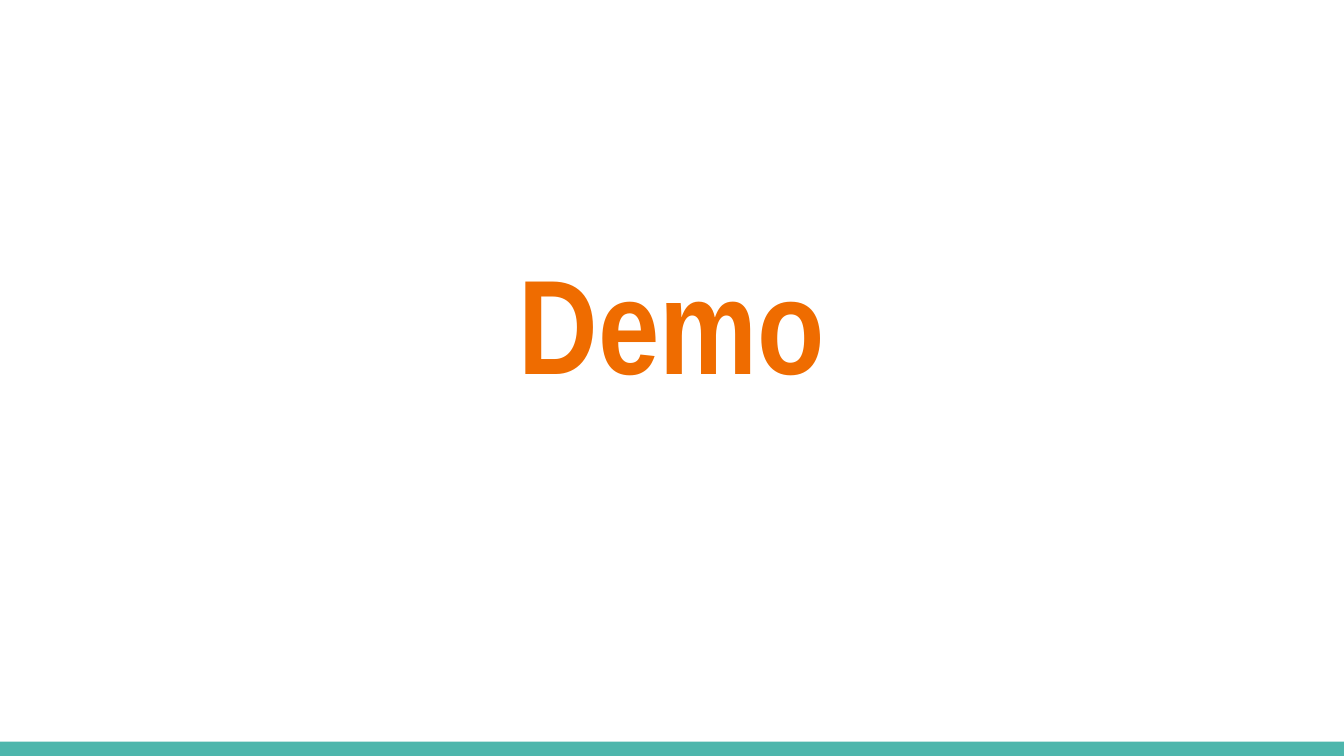
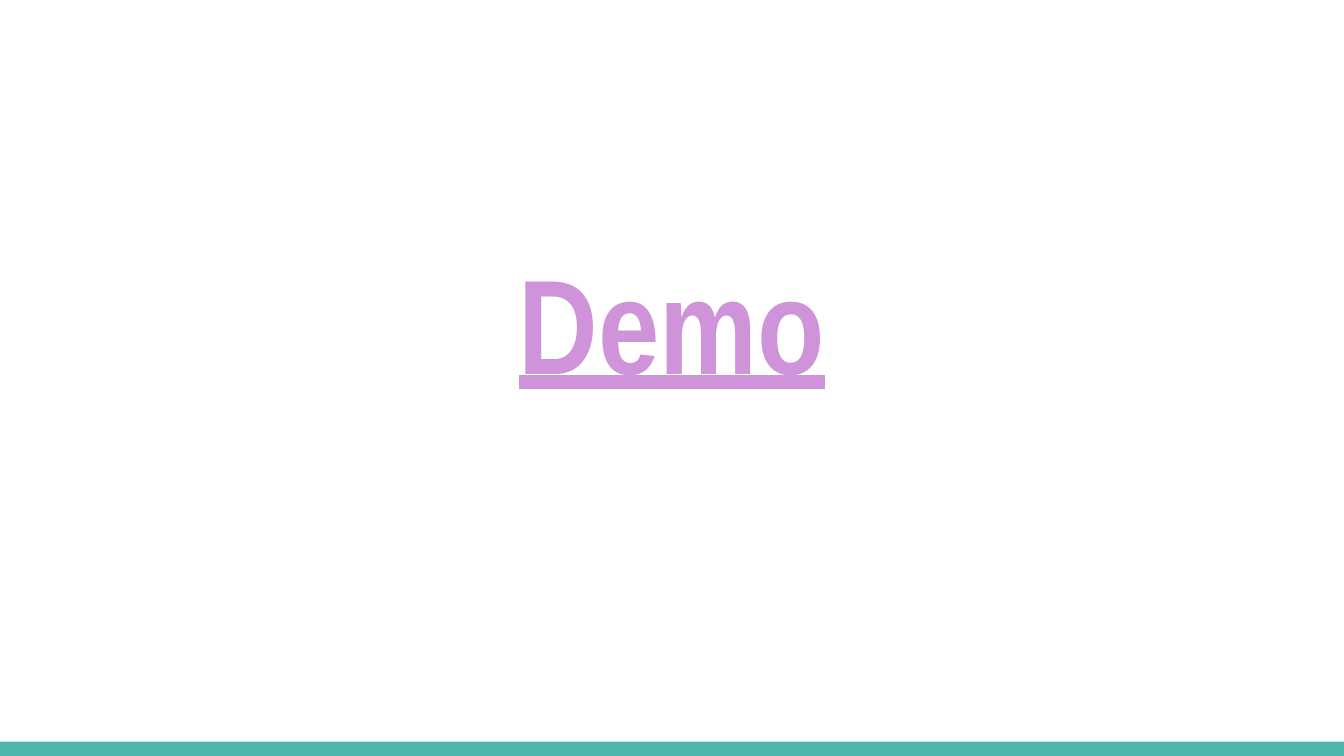
Before and after one commit to cjavadian/HackerRank-Crossword-Puzzle, a slide deck: slide 13 of CS 370 - Crossword Puzzle.pptx. Drawn at 1344x756 pixels with LibreOffice and Linux fonts; fonts in the diff are those of the drawing. Boxes give left, top, right and bottom in pixels: in the first picture for what was removed or moved away, otherwise in the second. Text is boxed around its words. In the diff, an @@ line names an element or a change of style, - is before the commit and + after.

```diff
--- a/CS 370 - Crossword Puzzle.pptx
+++ b/CS 370 - Crossword Puzzle.pptx
@@ title "Demo" at box(519, 281, 825, 389): text colour #EF6C00 to #CE93D8, underline on @@
```
Also in this commit, not shown: 1 other slide changed, 2 other files.
